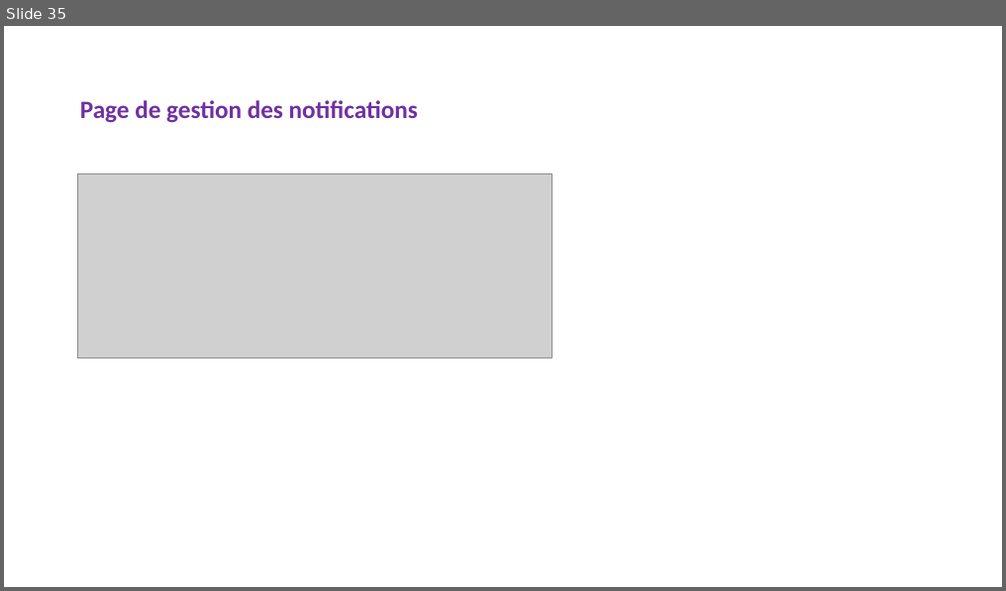
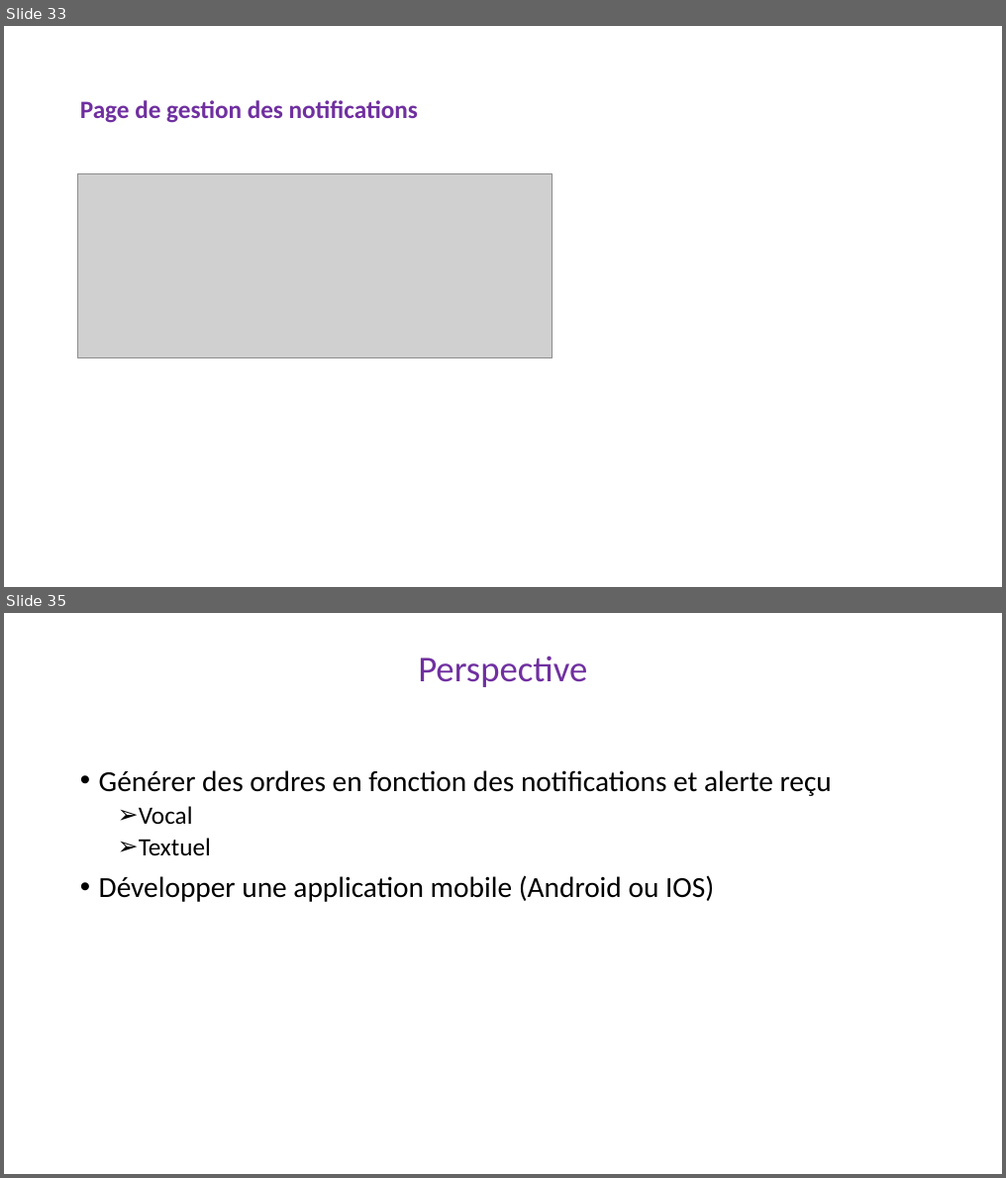
Before and after one commit to HabibAroua/Conception-la-mise-en-place-et-test-d-une-application-d-Internet-of-Mobile-Things, a slide deck: ppe-presentation.pptx. Shown one above the other, each under a label of ours: slide 35 before the commit, slides 33 and 35 after it; the slides between them are not shown. The pictures are 1006x591 and 1006x1178 pixels, drawn with LibreOffice and Linux fonts; fonts in the diff are those of the drawing; grey boxes stand for pictures. Boxes give left, top, right and bottom in pixels: in the first picture for what was removed or moved away, otherwise in the second. Text is boxed around its words. In the diff, an @@ line names an element or a change of style, - is before the commit and + after.

```diff
--- a/ppe-presentation.pptx
+++ b/ppe-presentation.pptx
@@ slide 35 added at <box>4,613,1002,1174</box>, background #FFFFFF @@
@@ title added at <box>418,656,587,687</box>, 35 pt, text #7030A0 @@
+Perspective
@@ text added at <box>99,770,832,902</box>, 28 pt, text #000000 @@
+• Générer des ordres en fonction des notifications et alerte reçu
+  ➢ Vocal
+  ➢ Textuel
+• Développer une application mobile (Android ou IOS)
@@ what was slide 35 is now slide 33 @@
```
Also in this commit, not shown: 4 slides changed, 1 other slide added, 4 slides removed.
